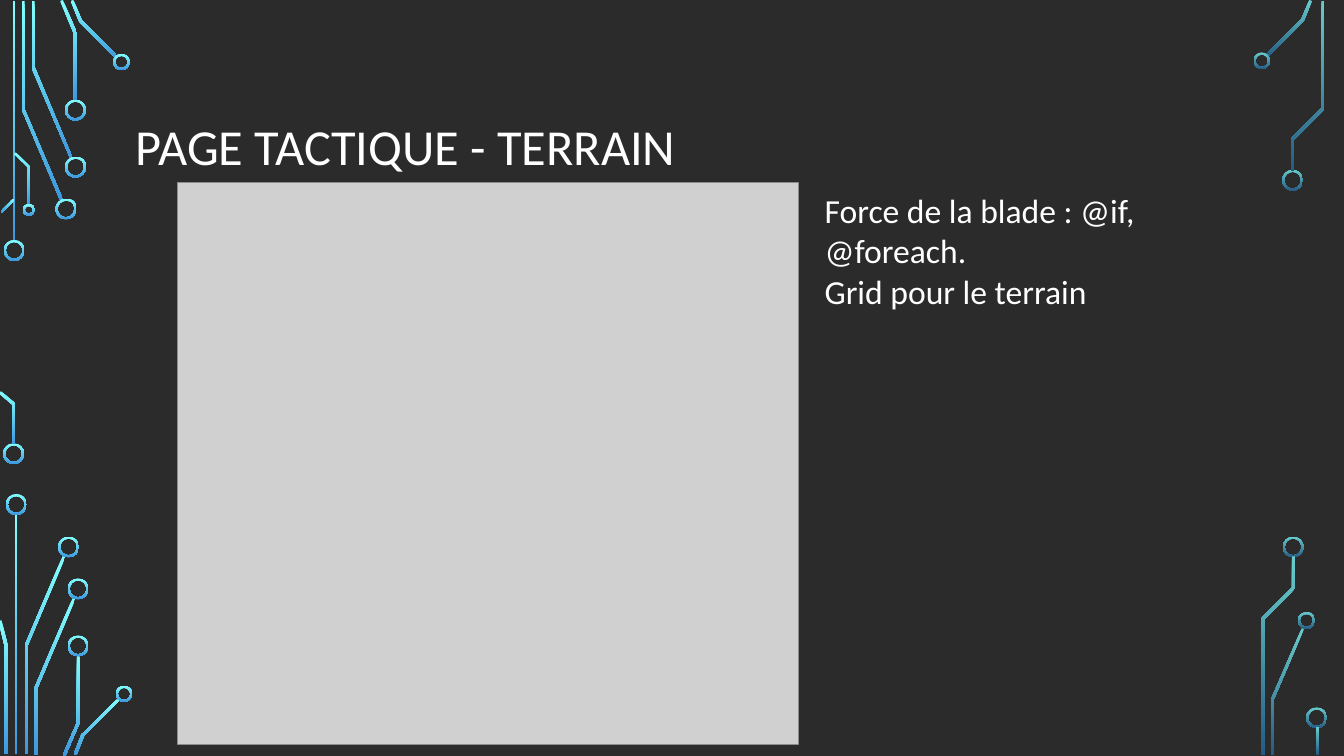
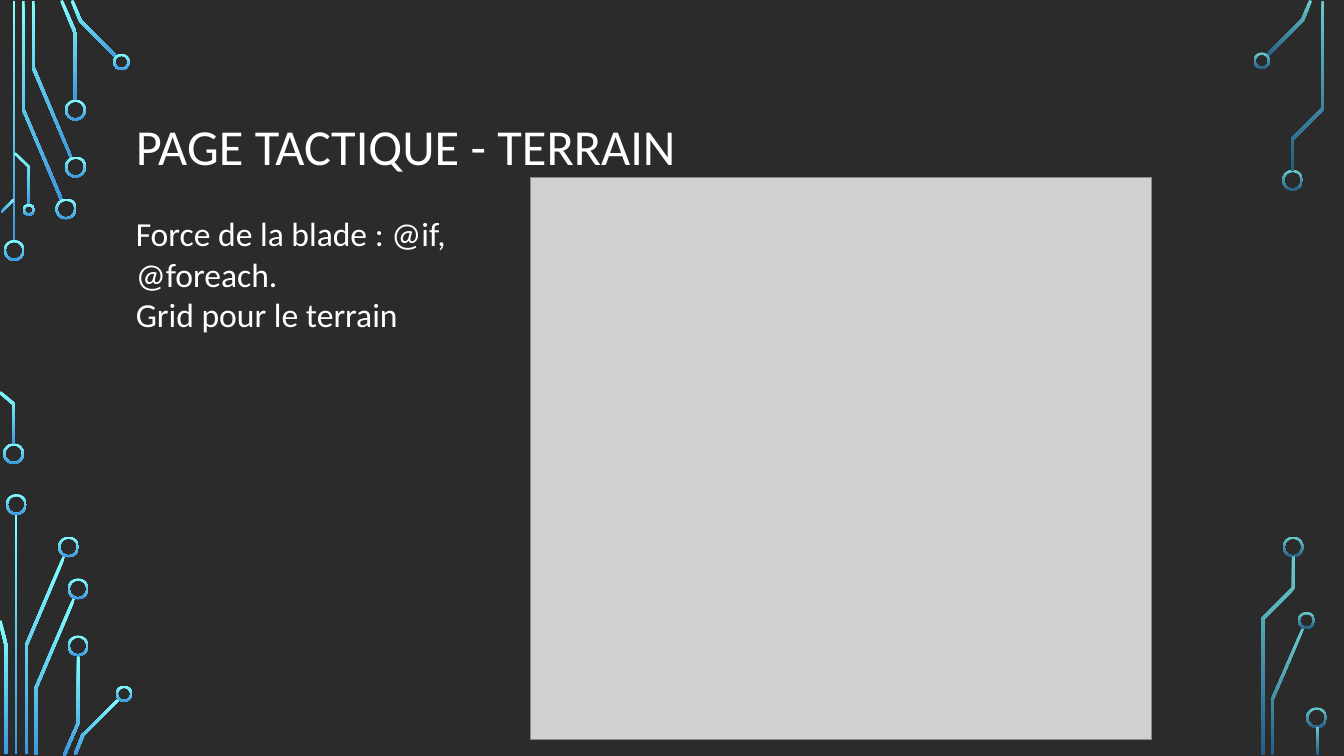
Before and after one commit to errazur/ProjetWeb, a slide deck: slide 17 of Conception-prealable/Stars of football.odp. Drawn at 1344x756 pixels with LibreOffice and Linux fonts; fonts in the diff are those of the drawing; grey boxes stand for pictures; background and template pictures are left out; a plain dark background stands for a picture behind light text. Boxes give left, top, right and bottom in pixels: in the first picture for what was removed or moved away, otherwise in the second. Text is boxed around its words. In the diff, an @@ line names an element or a change of style, - is before the commit and + after.

```diff
--- a/Conception-prealable/Stars of football.odp
+++ b/Conception-prealable/Stars of football.odp
@@ picture: place and size @@
-picture at [177,182,799,744]
+picture at [531,177,1152,739]
@@ text "Force de la blade : ...": place and size @@
-text "Force de la blade : ..." at [825,199,1134,310]
+text "Force de la blade : ..." at [136,222,445,333]
```
Also in this commit, not shown: 3 other slides changed, 3 other files.
